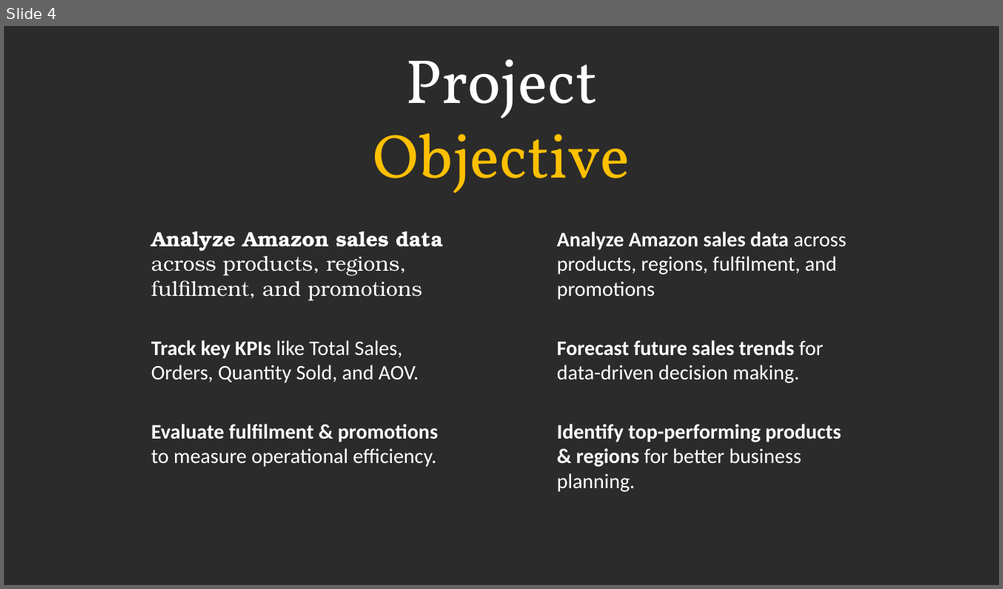
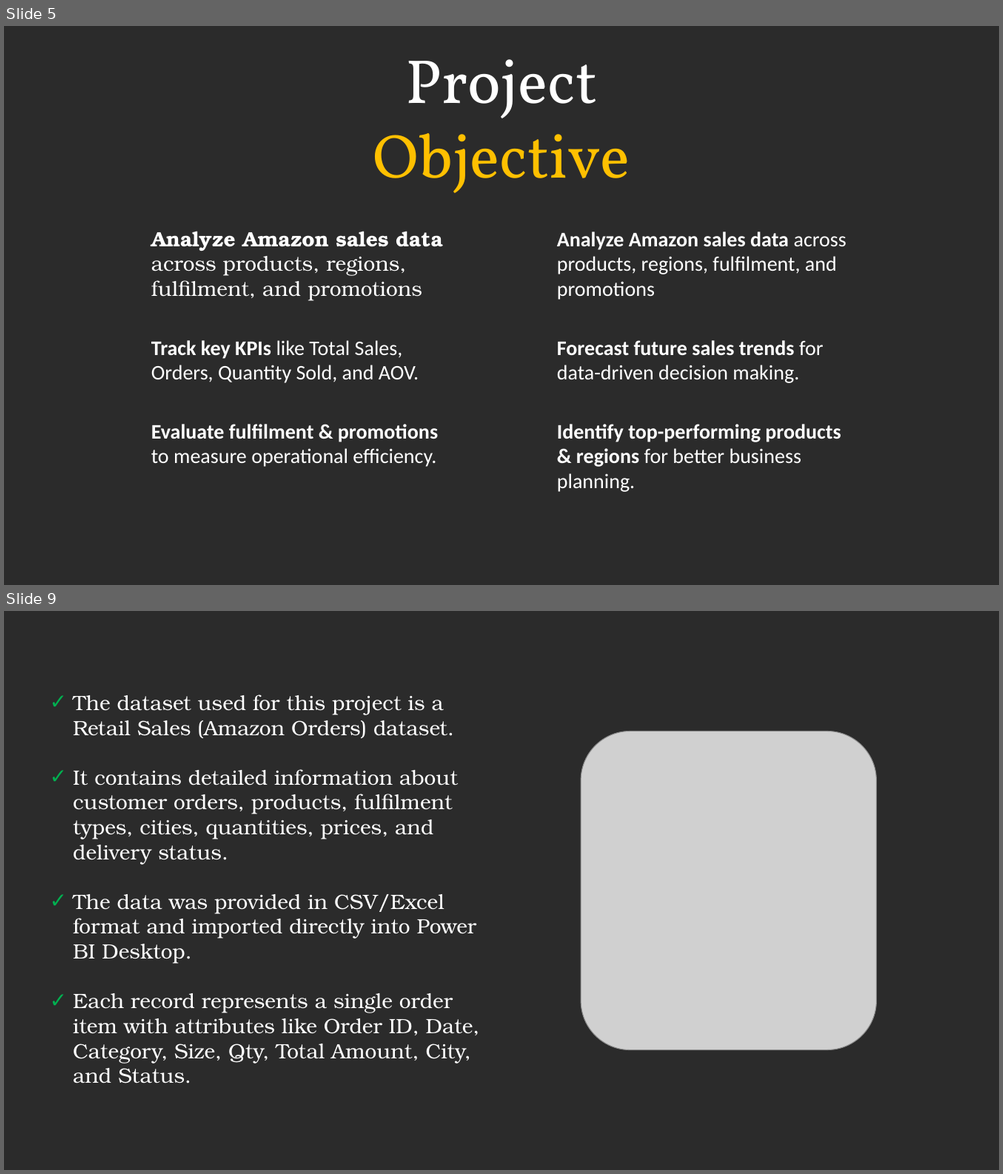
Before and after one commit to prafullwahatule/BI-Amazon-Sale-Report, a slide deck: Report/Amazon Sales Report.pptx. Shown one above the other, each under a label of ours: slide 4 before the commit, slides 5 and 9 after it; the slides between them are not shown. The pictures are 1003x589 and 1003x1174 pixels, drawn with LibreOffice and Linux fonts; fonts in the diff are those of the drawing; grey boxes stand for pictures; background and template pictures are left out; a plain dark background stands for a picture behind light text. Boxes give left, top, right and bottom in pixels: in the first picture for what was removed or moved away, otherwise in the second. Text is boxed around its words. In the diff, an @@ line names an element or a change of style, - is before the commit and + after.

```diff
--- a/Report/Amazon Sales Report.pptx
+++ b/Report/Amazon Sales Report.pptx
@@ slide 9 added at box(4, 611, 999, 1170), background picture (left out) @@
@@ text added at box(73, 695, 480, 1084), 20 pt, text #FFFFFF @@
+✓ The dataset used for this project is a Retail Sales (Amazon Orders) dataset.
+✓ It contains detailed information about customer orders, products, fulfilment types, cities, quantities, prices, and delivery status.
+✓ The data was provided in CSV/Excel format and imported directly into Power BI Desktop.
+✓ Each record represents a single order item with attributes like Order ID, Date, Category, Size, Qty, Total Amount, City, and Status.
@@ picture added at box(580, 731, 876, 1051) @@
@@ what was slide 4 is now slide 5 @@
```
Also in this commit, not shown: 2 slides changed, 6 other slides added, 1 other file.
